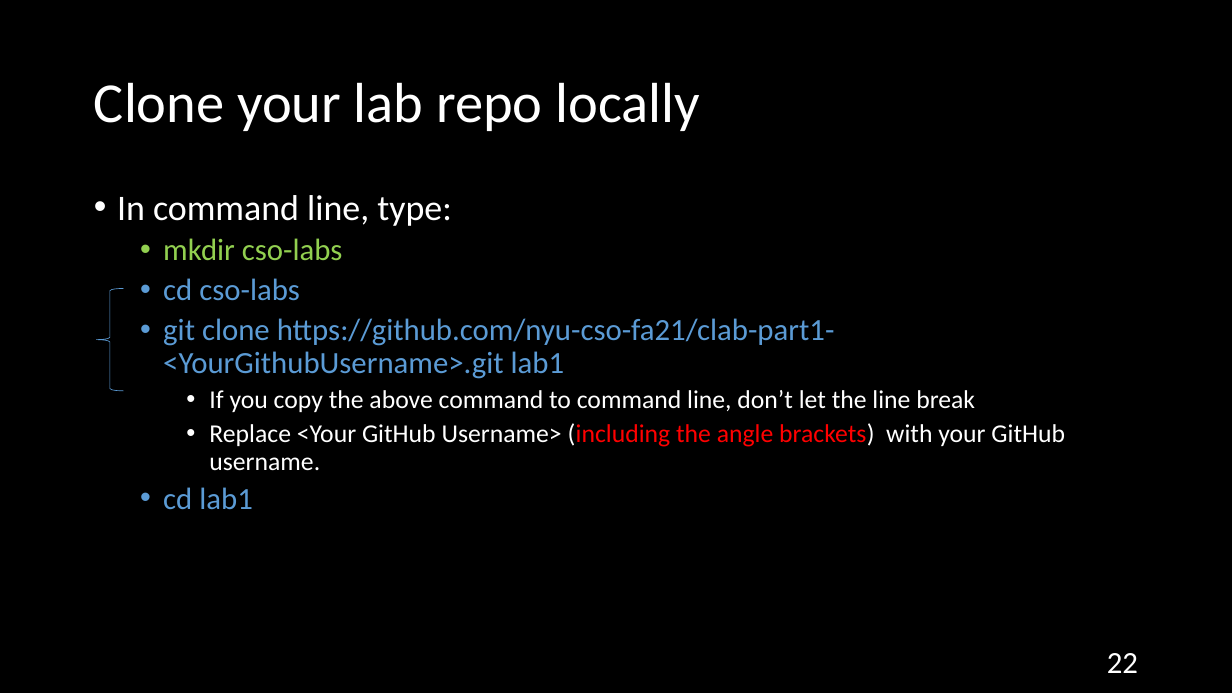
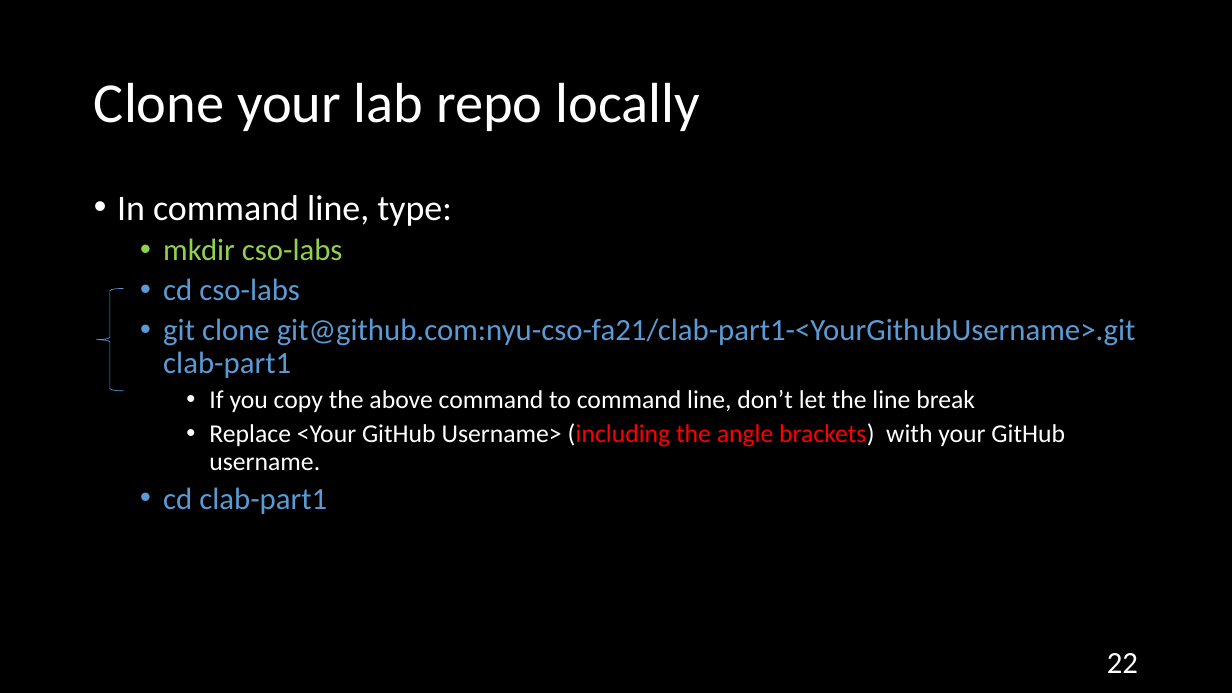
Before and after one commit to NYU-CSO/nyu-cso.github.io, a slide deck: slide 22 of rec-notes/r01.pptx. Drawn at 1232x693 pixels with LibreOffice and Linux fonts; fonts in the diff are those of the drawing. Boxes give left, top, right and bottom in pixels: in the first picture for what was removed or moved away, otherwise in the second. Text is boxed around its words. In the diff, an @@ line names an element or a change of style, - is before the commit and + after.

```diff
--- a/rec-notes/r01.pptx
+++ b/rec-notes/r01.pptx
@@ text at bbox=[163, 318, 1136, 378]: text changed @@
-  • git clone https://github.com/nyu-cso-fa21/clab-part1-<YourGithubUsername>.git lab1
+  • git clone git@github.com:nyu-cso-fa21/clab-part1-<YourGithubUsername>.git clab-part1
@@ text at bbox=[163, 487, 327, 514]: text changed @@
-  • cd lab1
+  • cd clab-part1
```
Also in this commit, not shown: 3 other slides changed, 1 other file.
